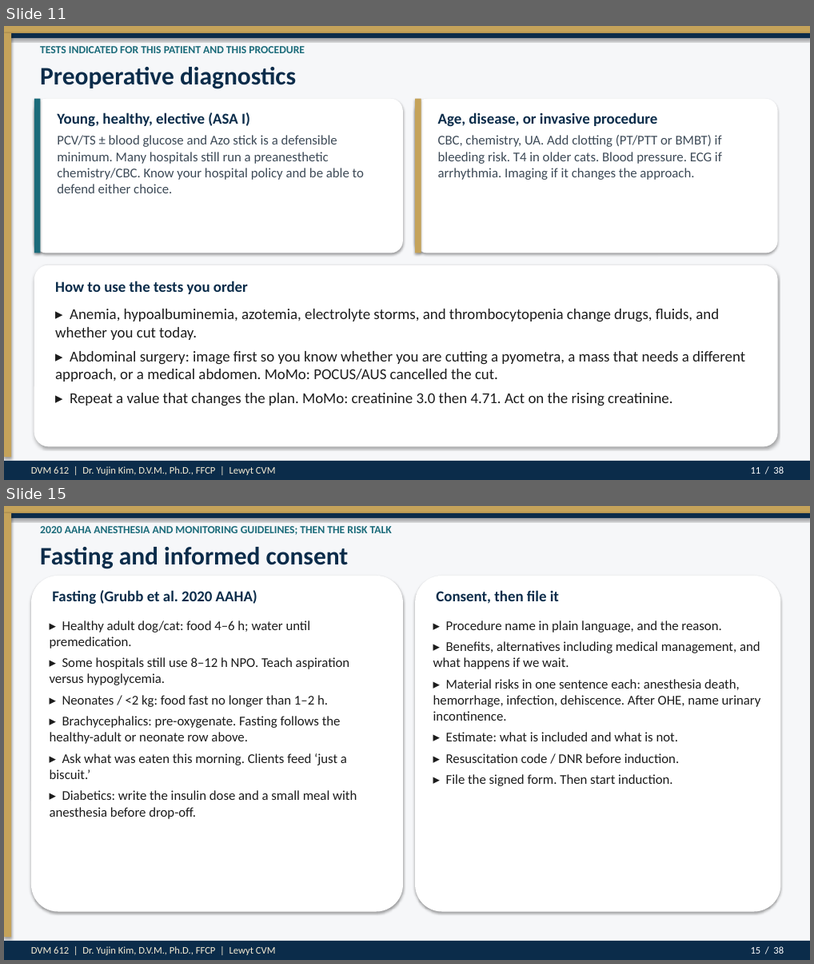
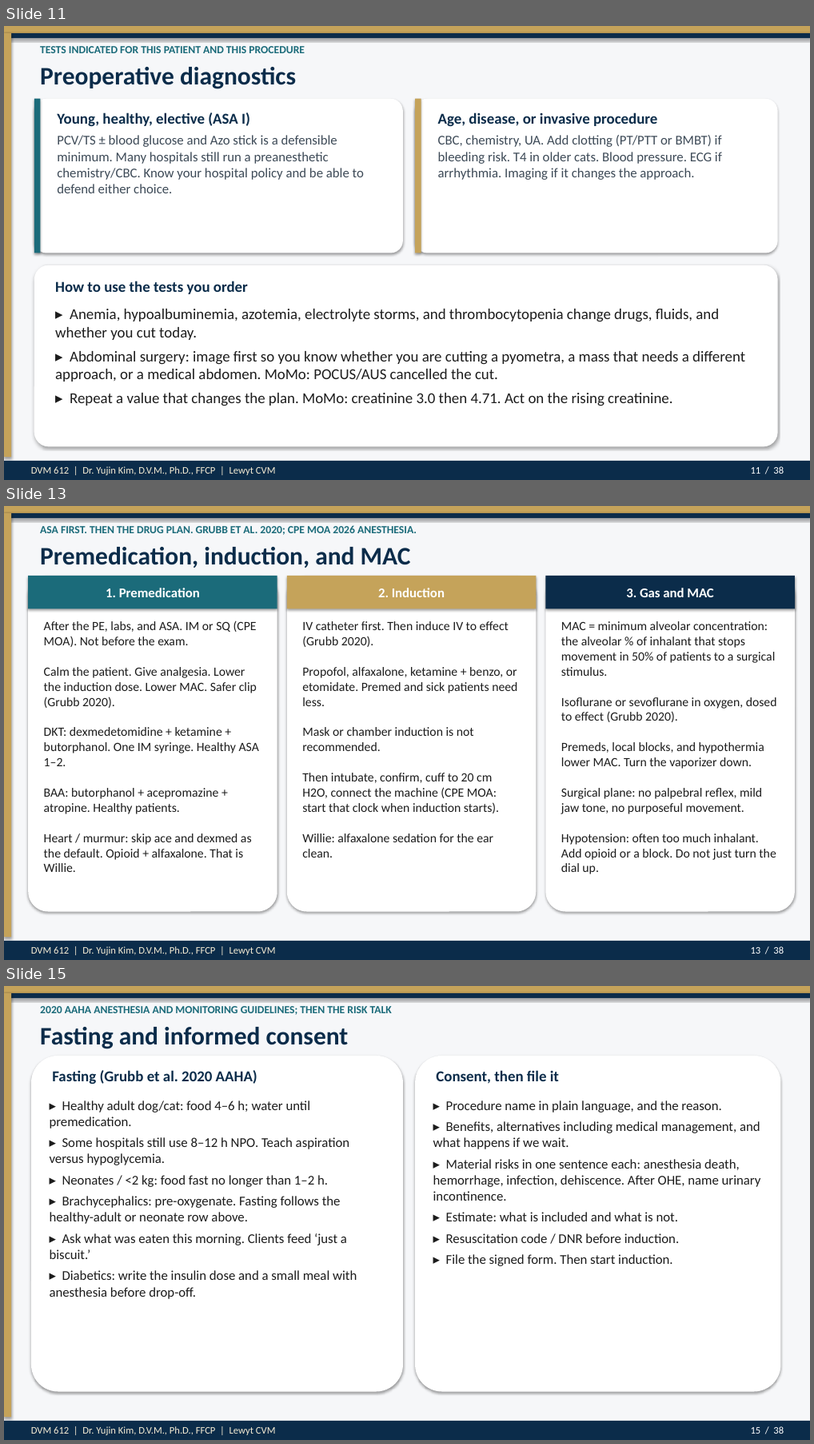
Before and after one commit to drkimvet/happycare, a slide deck: lectures/DVM-612_Week4_Preop_PatientPrep_Postop.pptx. Shown one above the other, each under a label of ours: slides 11 and 15 before the commit, slides 11, 13 and 15 after it; the slides between them are not shown. The pictures are 814x964 and 814x1444 pixels, drawn with LibreOffice and Linux fonts; fonts in the diff are those of the drawing. Boxes give left, top, right and bottom in pixels: in the first picture for what was removed or moved away, otherwise in the second. Text is boxed around its words. In the diff, an @@ line names an element or a change of style, - is before the commit and + after.

```diff
--- a/lectures/DVM-612_Week4_Preop_PatientPrep_Postop.pptx
+++ b/lectures/DVM-612_Week4_Preop_PatientPrep_Postop.pptx
@@ slide 13 added at bbox=[4, 506, 810, 960], background #FFFFFF @@
@@ rectangle added at bbox=[4, 506, 810, 960], fill #F6F7F9 @@
@@ rectangle added at bbox=[4, 506, 810, 513], fill #C5A35A @@
@@ rectangle added at bbox=[4, 513, 810, 518], fill #0B2C4A @@
@@ rectangle added at bbox=[4, 513, 11, 936], fill #C5A35A @@
@@ text added at bbox=[40, 525, 417, 535], 13 pt, text #1B6B7A, bold @@
+ASA FIRST. THEN THE DRUG PLAN. GRUBB ET AL. 2020; CPE MOA 2026 ANESTHESIA.
@@ text added at bbox=[40, 547, 411, 568], 30 pt, text #0B2C4A, bold @@
+Premedication, induction, and MAC
@@ rounded rectangle added at bbox=[28, 576, 278, 912], fill #FFFFFF @@
@@ rectangle added at bbox=[28, 576, 278, 609], fill #1B6B7A @@
@@ rounded rectangle added at bbox=[287, 576, 536, 912], fill #FFFFFF @@
@@ rectangle added at bbox=[287, 576, 536, 609], fill #C5A35A @@
@@ rounded rectangle added at bbox=[546, 576, 795, 912], fill #FFFFFF @@
@@ rectangle added at bbox=[546, 576, 795, 609], fill #0B2C4A @@
@@ text added at bbox=[106, 588, 200, 597], 16 pt, text #FFFFFF, bold @@
+1. Premedication
@@ text added at bbox=[378, 588, 445, 597], 16 pt, text #FFFFFF, bold @@
+2. Induction
@@ text added at bbox=[626, 588, 714, 597], 16 pt, text #FFFFFF, bold @@
+3. Gas and MAC
@@ text added at bbox=[44, 620, 259, 872], 15 pt, text #1C1C1C @@
+After the PE, labs, and ASA. IM or SQ (CPE MOA). Not before the exam.
+Calm the patient. Give analgesia. Lower the induction dose. Lower MAC. Safer clip (Grubb 2020).
+DKT: dexmedetomidine + ketamine + butorphanol. One IM syringe. Healthy ASA 1–2.
+BAA: butorphanol + acepromazine + atropine. Healthy patients.
+Heart / murmur: skip ace and dexmed as the default. Opioid + alfaxalone. That is Willie.
@@ text added at bbox=[302, 621, 518, 857], 15 pt, text #1C1C1C @@
+IV catheter first. Then induce IV to effect (Grubb 2020).
+Propofol, alfaxalone, ketamine + benzo, or etomidate. Premed and sick patients need less.
+Mask or chamber induction is not recommended.
+Then intubate, confirm, cuff to 20 cm H2O, connect the machine (CPE MOA: start that clock when induction starts).
+Willie: alfaxalone sedation for the ear clean.
@@ text added at bbox=[562, 621, 778, 874], 15 pt, text #1C1C1C @@
+MAC = minimum alveolar concentration: the alveolar % of inhalant that stops movement in 50% of patients to a surgical stimulus.
+Isoflurane or sevoflurane in oxygen, dosed to effect (Grubb 2020).
+Premeds, local blocks, and hypothermia lower MAC. Turn the vaporizer down.
+Surgical plane: no palpebral reflex, mild jaw tone, no purposeful movement.
+Hypotension: often too much inhalant. Add opioid or a block. Do not just turn the dial up.
@@ rectangle added at bbox=[4, 940, 810, 960], fill #0B2C4A @@
@@ text added at bbox=[31, 946, 276, 955], 12 pt, text #F4EBD3 @@
+DVM 612 | Dr. Yujin Kim, D.V.M., Ph.D., FFCP | Lewyt CVM
@@ text added at bbox=[751, 946, 784, 953], 12 pt, text #FFFFFF @@
+13 / 38
```
Also in this commit, not shown: 11 slides changed, 1 slide removed, 2 other files.
